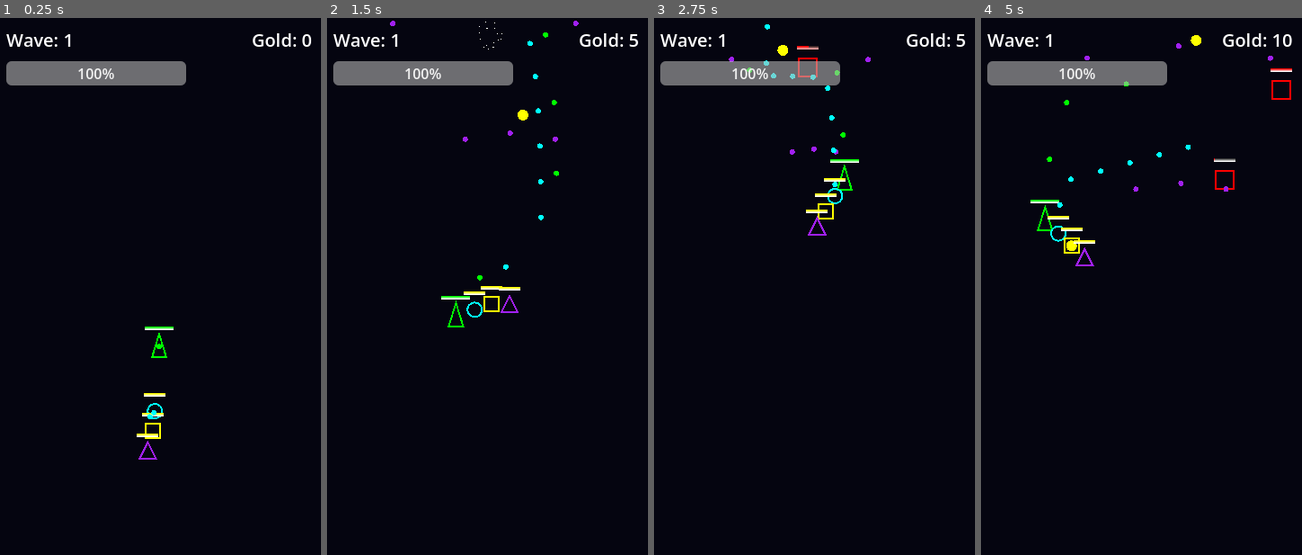
Above: before the commit, frames 1-4 (left to right).
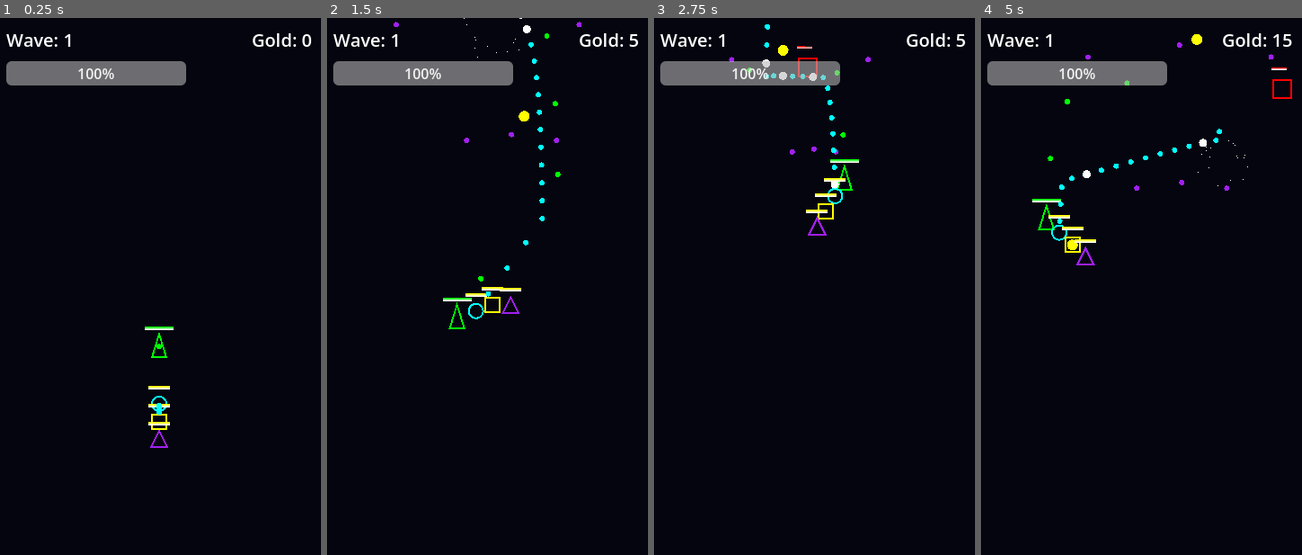
Above: after the commit, the same moments.

Repository: PPG11/NeonFormation
Game: Godot game, scene res://scenes/Main.tscn
The game is run twice, just before and just after one commit, with the same random seed, the same clock (stepped at 60 frames per second) and the same inputs.
Inputs (mouse positions are in pixels of both pictures, inside the frame that each line leads up to):
- Up to frame 1 (0.25 s): no input
- Up to frame 2 (1.5 s): move the mouse to (558, 275) at 0.52 s; move the mouse to (420, 334) at 1.27 s
- Up to frame 3 (2.75 s): move the mouse to (846, 179) at 2.02 s
- Up to frame 4 (5 s): move the mouse to (1125, 420) at 2.77 s; move the mouse to (1237, 393) at 3.52 s; move the mouse to (1041, 222) at 4.27 s

The runs differ from the first frame. In frame 1, 0.5% of the frame differs, in the area x 42-53%, y 68-83%; in frame 2, 0.9%; in frame 3, 0.2%; in frame 4, 1.0%, in the area x 15-97%, y 3-47%.

Commit message:
Implement Alpha Version upgrades: Difficulty scaling, Economy fixes, Unit Merging, and Boss AI.
- GameBalance: Buffed Striker (0.05s interval, crit), steeper enemy HP scaling (1.3 exponent).
- Main: Updated enemy HP calculation to use new exponential scaling.
- Enemy: Fixed max_hp initialization bug, scaled down HP bar.
- ShopUI: Explicitly disable buttons when funds are insufficient.
- Player: Implemented 'Auto-Chess' style unit merging (3x Lvl X -> 1x Lvl X+1) with position preservation.
- SnakeBody: Added critical hit logic and stats scaling.
- Boss: Tuned movement speeds and AI states (Hover y=100, Strafe).

Co-authored-by: PPG11 <38418801+PPG11@users.noreply.github.com>

Diff:
--- a/scripts/GameBalance.gd
+++ b/scripts/GameBalance.gd
@@ -10,7 +10,9 @@
 @export_group("SnakeBody")
 @export var unit_price: int = 100
 @export var striker_damage: int = 8
-@export var striker_interval: float = 0.1
+@export var striker_interval: float = 0.05
+@export var striker_crit_chance: float = 0.15
+@export var striker_crit_mult: float = 2.0
 @export var heavy_damage: int = 25
 @export var heavy_interval: float = 1.0
 @export var heavy_scale: float = 2.0
@@ -34,7 +36,7 @@
 @export_group("Enemy")
 @export var enemy_base_hp: int = 60
 @export var enemy_hp_per_wave: int = 15
-@export var enemy_hp_exponent: float = 1.15
+@export var enemy_hp_exponent: float = 1.3
 @export var enemy_base_speed: float = 100.0
 @export var enemy_speed_per_wave: float = 5.0
 @export var enemy_speed_exponent: float = 1.02
--- a/scripts/Main.gd
+++ b/scripts/Main.gd
@@ -95,7 +95,7 @@
     if enemy.has_signal("enemy_died"):
         enemy.connect("enemy_died", _on_enemy_killed)
 
-    var hp_val = (balance.enemy_base_hp + (current_wave * balance.enemy_hp_per_wave)) * pow(balance.enemy_hp_exponent, max(0, current_wave - 1))
+    var hp_val = balance.enemy_base_hp * pow(balance.enemy_hp_exponent, current_wave)
     enemy.set("max_hp", int(hp_val))
 
     var speed_val = (balance.enemy_base_speed + (current_wave * balance.enemy_speed_per_wave)) * pow(balance.enemy_speed_exponent, max(0, current_wave - 1))
--- a/scripts/entities/Boss.gd
+++ b/scripts/entities/Boss.gd
@@ -14,8 +14,8 @@
 var _shoot_timer: Timer
 var _strafe_dir: int = 1
 var target_y: float = 100.0
-var strafe_speed: float = 150.0
-var dash_speed: float = 600.0
+var strafe_speed: float = 200.0
+var dash_speed: float = 800.0
 var current_state: State = State.ENTERING
 var _did_emit: bool = false
 var _base_modulate: Color
--- a/scripts/entities/Enemy.gd
+++ b/scripts/entities/Enemy.gd
@@ -19,16 +19,11 @@
 var _shoot_timer: Timer
 
 func _ready() -> void:
-    # Ensure max_hp is set correctly if not set by Main (fallback)
-    if current_hp == 0:
-        max_hp = balance.enemy_base_hp
-        current_hp = max_hp
-
     speed = balance.enemy_base_speed
     add_to_group("enemy")
     add_to_group("enemy_team")
     monitoring = true
-    current_hp = max_hp # Reset to max_hp just in case
+    current_hp = max_hp
 
     _setup_hp_bar()
 
@@ -72,6 +67,7 @@
     _hp_bar.texture_under = tex_under
     _hp_bar.texture_progress = tex_prog
     _hp_bar.position = Vector2(-12, -24)
+    _hp_bar.scale = Vector2(0.7, 0.7)
     _hp_bar.max_value = max_hp
     _hp_bar.value = current_hp
     add_child(_hp_bar)
--- a/scripts/entities/Player.gd
+++ b/scripts/entities/Player.gd
@@ -122,8 +122,8 @@
 func add_body(unit_type: int) -> void:
     _add_body_internal(unit_type, 1)
 
-func _add_body_internal(unit_type: int, level: int) -> void:
-    var matching_indices = []
+func _add_body_internal(unit_type: int, level: int, insert_index: int = -1) -> void:
+    var matching_indices: Array[int] = []
     for i in range(body_parts.size()):
         var part = body_parts[i]
         if part != null and part.get("unit_type") == unit_type and part.get("level") == level:
@@ -132,6 +132,11 @@
                 break
 
     if matching_indices.size() == 2:
+        # Found 2 existing + current 1 = 3. Merge!
+        var target_idx = matching_indices.min()
+        if insert_index != -1:
+            target_idx = min(target_idx, insert_index)
+
         matching_indices.sort()
         matching_indices.reverse()
         for idx in matching_indices:
@@ -139,8 +144,7 @@
             body_parts.remove_at(idx)
             part.queue_free()
 
-        _refresh_body_targets()
-        _add_body_internal(unit_type, level + 1)
+        _add_body_internal(unit_type, level + 1, target_idx)
         return
 
     if body_scene == null:
@@ -148,17 +152,25 @@
     var body := body_scene.instantiate() as Node2D
     if body == null:
         return
-    var target: Node2D = self if body_parts.is_empty() else body_parts.back()
+
     body.set("unit_type", unit_type)
     body.set("level", level)
-    body.set("target", target)
+
+    if insert_index != -1 and insert_index <= body_parts.size():
+        body_parts.insert(insert_index, body)
+    else:
+        body_parts.append(body)
+
     get_tree().current_scene.add_child(body)
+
+    _refresh_body_targets()
+
+    # Snap position to target to avoid huge jumps
+    var target = body.get("target")
+    if target != null:
+        body.global_position = target.global_position
+
     body.tree_exited.connect(_on_body_exited.bind(body))
-    var offset := body.get("follow_offset") as Vector2
-    if offset == null:
-        offset = Vector2.ZERO
-    body.global_position = target.global_transform * offset
-    body_parts.append(body)
     recalculate_synergies()
 
 func _on_body_exited(body: Node) -> void:
--- a/scripts/entities/SnakeBody.gd
+++ b/scripts/entities/SnakeBody.gd
@@ -15,6 +15,8 @@
 var _attack_speed: float = 1.0
 var _damage_mult: float = 1.0
 var _size_mult: float = 1.0
+var _crit_chance: float = 0.0
+var _crit_mult: float = 1.0
 var max_hp: int = 10
 var current_hp: int = 10
 var _hp_bar: TextureProgressBar
@@ -112,12 +114,22 @@
     var bullet := BulletScene.instantiate() as Area2D
     if bullet == null:
         return
-    bullet.set("color", bullet_color)
-    bullet.set("damage", int(damage * _damage_mult))
+
+    var final_damage = int(damage * _damage_mult)
+    var final_color = bullet_color
+    var final_scale = scale_factor * _size_mult
+
+    if randf() < _crit_chance:
+        final_damage = int(final_damage * _crit_mult)
+        final_color = Color(1.0, 1.0, 1.0) # White for crit
+        final_scale *= 1.5
+
+    bullet.set("color", final_color)
+    bullet.set("damage", final_damage)
     bullet.set("is_enemy_bullet", false)
     bullet.global_position = global_position
     bullet.rotation = deg_to_rad(angle_deg)
-    bullet.scale = Vector2.ONE * scale_factor * _size_mult
+    bullet.scale = Vector2.ONE * final_scale
     get_tree().current_scene.add_child(bullet)
 
 func _get_shoot_interval() -> float:
@@ -162,6 +174,13 @@
     _damage_mult = float(bonuses.get("damage_mult", 1.0))
     _size_mult = float(bonuses.get("size_mult", 1.0))
 
+    if unit_type == ClassType.STRIKER:
+        _crit_chance = balance.striker_crit_chance
+        _crit_mult = balance.striker_crit_mult
+    else:
+        _crit_chance = 0.0
+        _crit_mult = 1.0
+
     var level_mult = pow(2.0, level - 1)
     _damage_mult *= level_mult
 
--- a/scripts/ui/ShopUI.gd
+++ b/scripts/ui/ShopUI.gd
@@ -42,6 +42,7 @@
     for i in _buttons.size():
         var label := _type_to_label(_options[i])
         _buttons[i].text = "Add %s\n(%d G)" % [label, price]
+        # Ensure button is disabled if not enough gold
         _buttons[i].disabled = (_current_gold < price)
 
 func _on_button_pressed(index: int) -> void:
